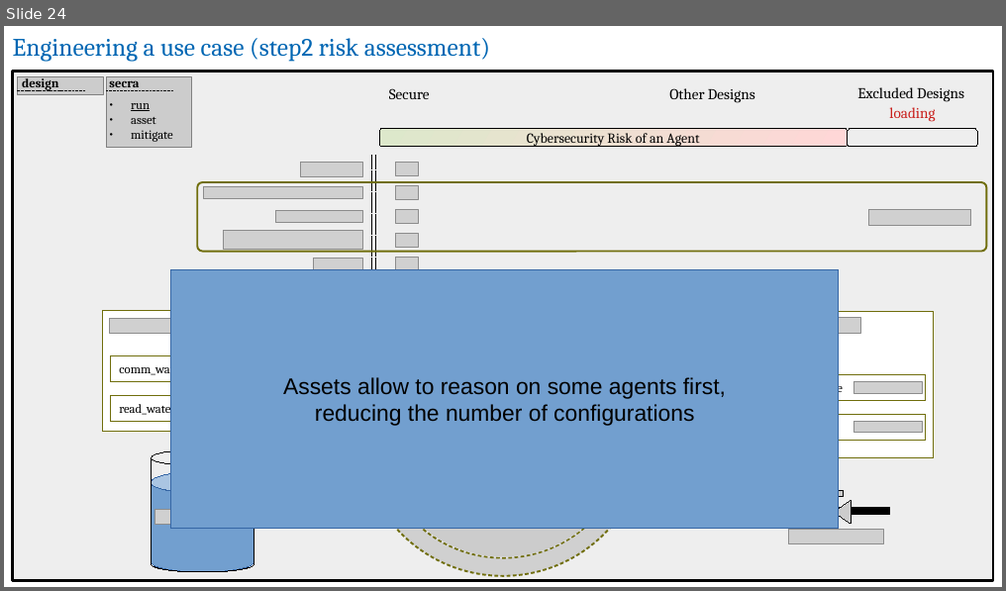
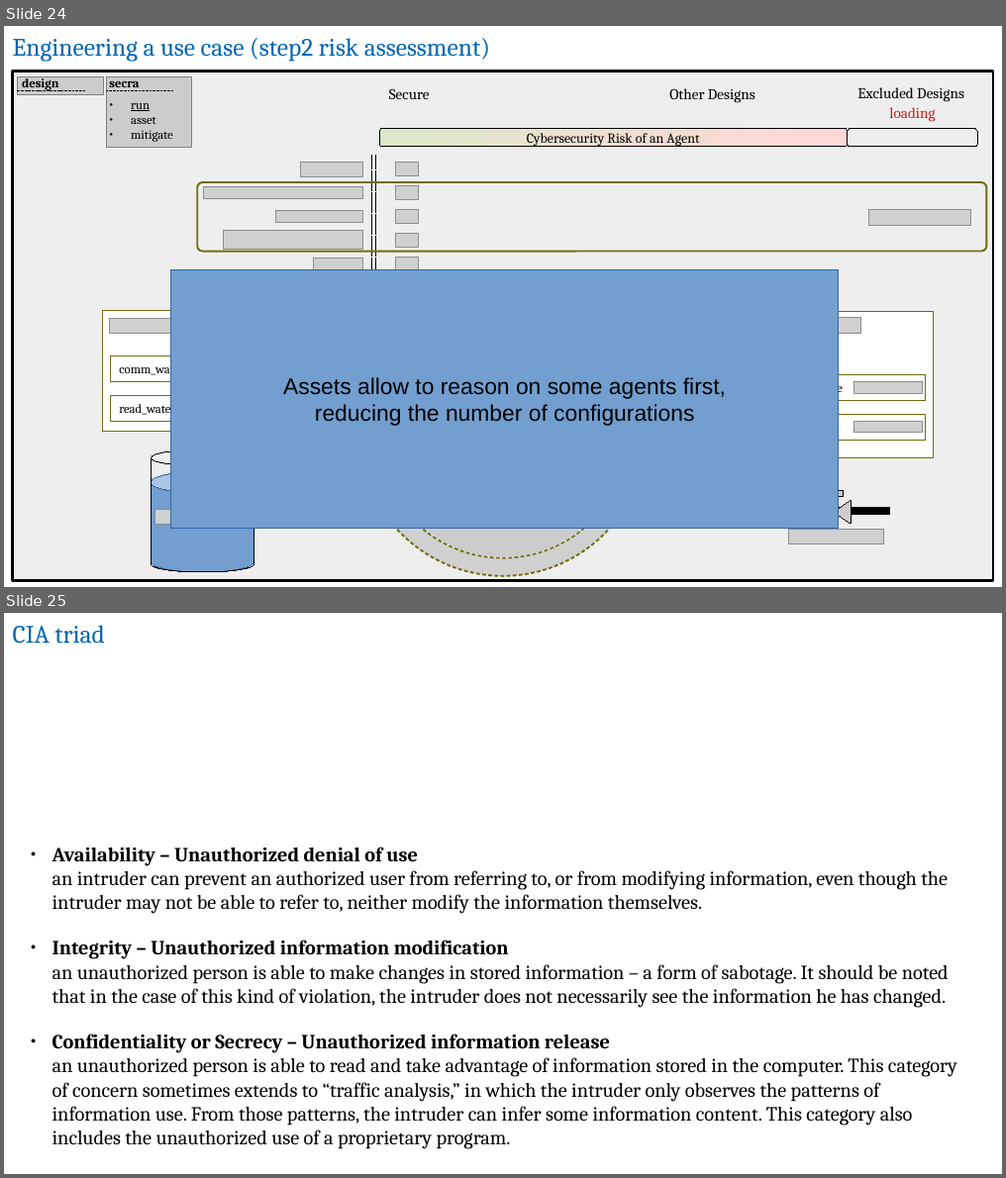
Before and after one commit to v-research/cybersecurity, a slide deck: images/v-research_tool-abf.odp. Shown one above the other, each under a label of ours: slide 24 before the commit, slides 24 and 25 after it. The pictures are 1006x591 and 1006x1178 pixels, drawn with LibreOffice and Linux fonts; fonts in the diff are those of the drawing; grey boxes stand for pictures; background and template pictures are left out. Boxes give left, top, right and bottom in pixels: in the first picture for what was removed or moved away, otherwise in the second. Text is boxed around its words. In the diff, an @@ line names an element or a change of style, - is before the commit and + after.

```diff
--- a/images/v-research_tool-abf.odp
+++ b/images/v-research_tool-abf.odp
@@ slide 25 added at <box>4,613,1002,1174</box>, background #FFFFFF @@
@@ text added at <box>13,625,105,644</box>, 20 pt, text #0066B3 @@
+CIA triad
@@ text added at <box>53,847,957,1150</box>, 16 pt, text #000000 @@
+● Availability – Unauthorized denial of use
+  an intruder can prevent an authorized user from referring to, or from modifying information, even though the intruder may not be able to refer to, neither modify the information themselves.
+● Integrity – Unauthorized information modification
+  an unauthorized person is able to make changes in stored information – a form of sabotage. It should be noted that in the case of this kind of violation, the intruder does not necessarily see the information he has changed.
+● Confidentiality or Secrecy – Unauthorized information release
+  an unauthorized person is able to read and take advantage of information stored in the computer. This category of concern sometimes extends to “traffic analysis,” in which the intruder only observes the patterns of information use. From those patterns, the intruder can infer some information content. This category also includes the unauthorized use of a proprietary program.
```
Also in this commit, not shown: 2 slides changed, 3 other files.
